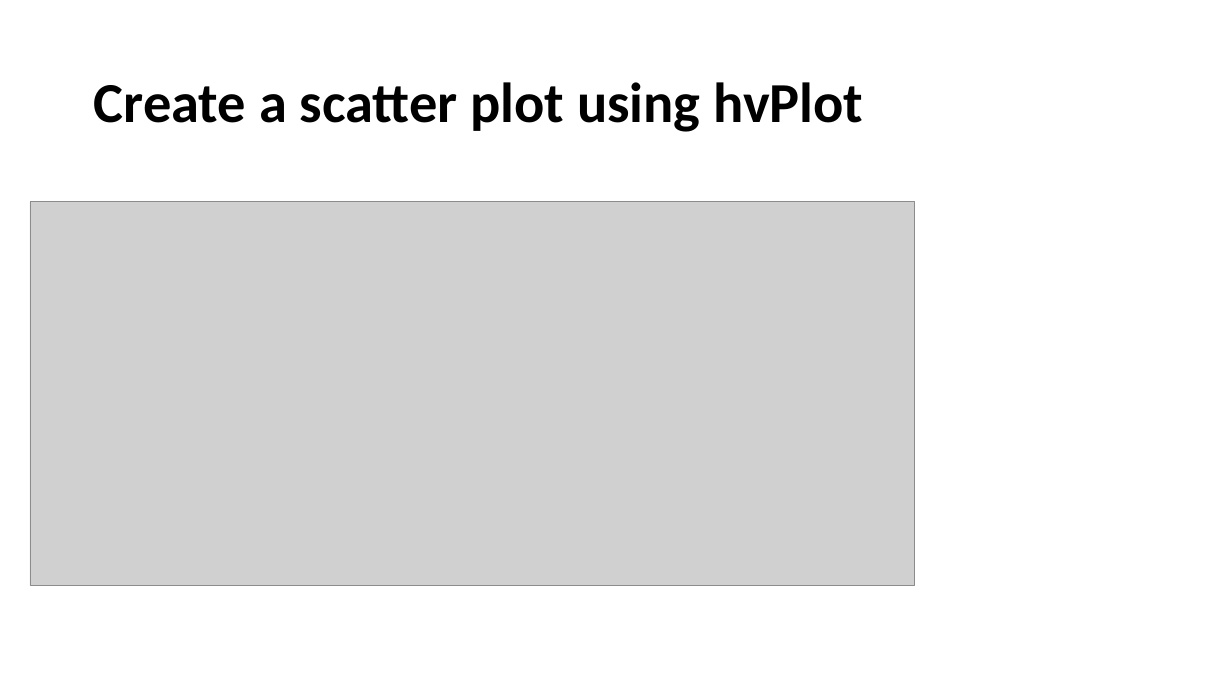
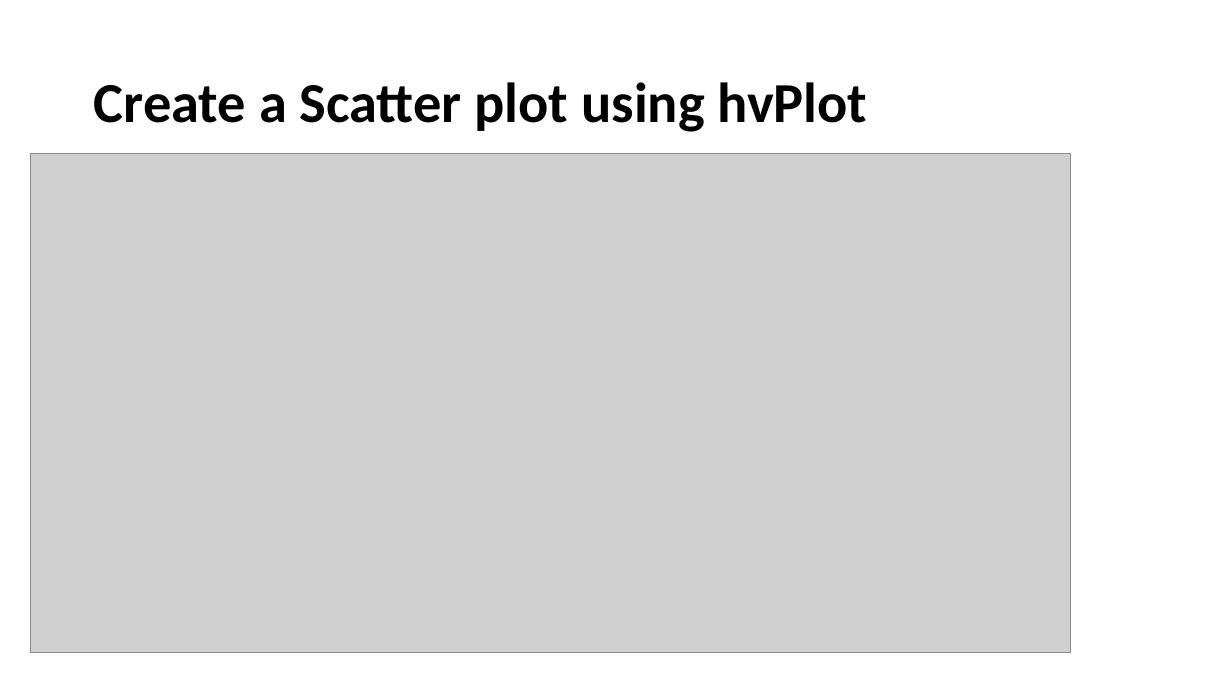
Before and after one commit to akane2518/Project-2, a slide deck: slide 13 of Presentation.pptx. Drawn at 1232x693 pixels with LibreOffice and Linux fonts; fonts in the diff are those of the drawing; grey boxes stand for pictures. Boxes give left, top, right and bottom in pixels: in the first picture for what was removed or moved away, otherwise in the second. Text is boxed around its words. In the diff, an @@ line names an element or a change of style, - is before the commit and + after.

```diff
--- a/Presentation.pptx
+++ b/Presentation.pptx
@@ title at (x1=94, y1=82, x2=868, y2=132): text changed @@
-Create a scatter plot using hvPlot
+Create a Scatter plot using hvPlot
@@ picture resized from (x1=30, y1=201, x2=914, y2=586) to (x1=30, y1=153, x2=1070, y2=653) @@
```
Also in this commit, not shown: 1 slide added, 1 slide removed.
